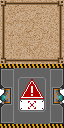
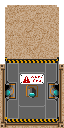
Layers edited between the first and the second 64x128 image:
painted on "Tiles.png" over <box>0,0,64,64</box>
added layer "cannon+" above "Arrière-plan" over <box>19,73,45,106</box>
painted on "Arrière-plan" over <box>0,0,64,128</box>
added layer "Copie de Tiles.png" over <box>0,64,64,128</box>
